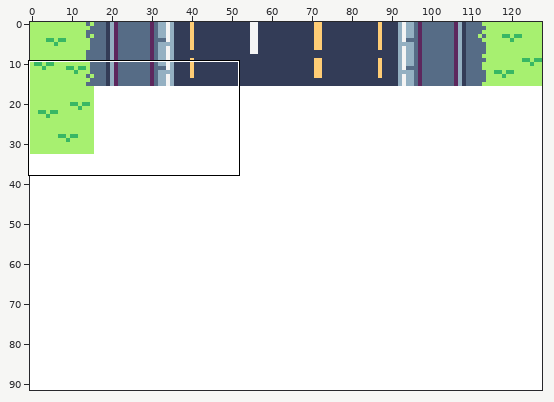
File history of a sprite sheet, ExtraCreditsGameJam2019/Assets/Art/road/road_tiles.png. Above, an overview of the earlier version with the close-up marked.
Close-up. Before the commit:
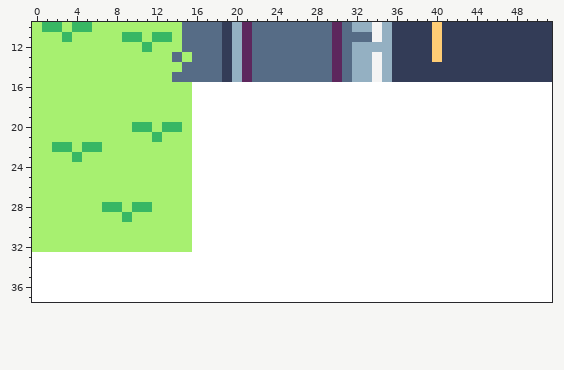
The file is 128x92 pixels. Shown: x 0..51, y 10..37.
After:
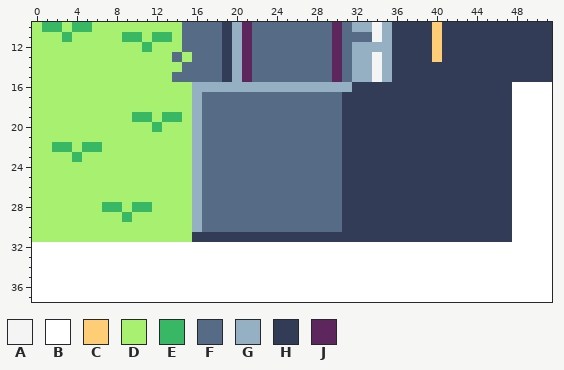
Palette (. is transparent): A #f4f4f4  B #ffffff  C #ffcd75  D #a7f070  E #38b764  F #566c86  G #94b0c2  H #333c57  J #5d275d
Change:
@@ x 0..51 @@
 15 DDDDDDDDDDDDDDFFFFFHGJFFFFFFFFJFGGAGHHHHHHHHHHHHHHHH
-16 DDDDDDDDDDDDDDDDBBBBBBBBBBBBBBBBBBBBBBBBBBBBBBBBBBBB
-17 DDDDDDDDDDDDDDDDBBBBBBBBBBBBBBBBBBBBBBBBBBBBBBBBBBBB
-18 DDDDDDDDDDDDDDDDBBBBBBBBBBBBBBBBBBBBBBBBBBBBBBBBBBBB
-19 DDDDDDDDDDDDDDDDBBBBBBBBBBBBBBBBBBBBBBBBBBBBBBBBBBBB
-20 DDDDDDDDDDEEDEEDBBBBBBBBBBBBBBBBBBBBBBBBBBBBBBBBBBBB
-21 DDDDDDDDDDDDEDDDBBBBBBBBBBBBBBBBBBBBBBBBBBBBBBBBBBBB
-22 DDEEDEEDDDDDDDDDBBBBBBBBBBBBBBBBBBBBBBBBBBBBBBBBBBBB
-23 DDDDEDDDDDDDDDDDBBBBBBBBBBBBBBBBBBBBBBBBBBBBBBBBBBBB
-24 DDDDDDDDDDDDDDDDBBBBBBBBBBBBBBBBBBBBBBBBBBBBBBBBBBBB
-25 DDDDDDDDDDDDDDDDBBBBBBBBBBBBBBBBBBBBBBBBBBBBBBBBBBBB
-26 DDDDDDDDDDDDDDDDBBBBBBBBBBBBBBBBBBBBBBBBBBBBBBBBBBBB
-27 DDDDDDDDDDDDDDDDBBBBBBBBBBBBBBBBBBBBBBBBBBBBBBBBBBBB
-28 DDDDDDDEEDEEDDDDBBBBBBBBBBBBBBBBBBBBBBBBBBBBBBBBBBBB
-29 DDDDDDDDDEDDDDDDBBBBBBBBBBBBBBBBBBBBBBBBBBBBBBBBBBBB
-30 DDDDDDDDDDDDDDDDBBBBBBBBBBBBBBBBBBBBBBBBBBBBBBBBBBBB
-31 DDDDDDDDDDDDDDDDBBBBBBBBBBBBBBBBBBBBBBBBBBBBBBBBBBBB
-32 DDDDDDDDDDDDDDDDBBBBBBBBBBBBBBBBBBBBBBBBBBBBBBBBBBBB
+16 DDDDDDDDDDDDDDDDGGGGGGGGGGGGGGGGHHHHHHHHHHHHHHHHBBBB
+17 DDDDDDDDDDDDDDDDGFFFFFFFFFFFFFFHHHHHHHHHHHHHHHHHBBBB
+18 DDDDDDDDDDDDDDDDGFFFFFFFFFFFFFFHHHHHHHHHHHHHHHHHBBBB
+19 DDDDDDDDDDEEDEEDGFFFFFFFFFFFFFFHHHHHHHHHHHHHHHHHBBBB
+20 DDDDDDDDDDDDEDDDGFFFFFFFFFFFFFFHHHHHHHHHHHHHHHHHBBBB
+21 DDDDDDDDDDDDDDDDGFFFFFFFFFFFFFFHHHHHHHHHHHHHHHHHBBBB
+22 DDEEDEEDDDDDDDDDGFFFFFFFFFFFFFFHHHHHHHHHHHHHHHHHBBBB
+23 DDDDEDDDDDDDDDDDGFFFFFFFFFFFFFFHHHHHHHHHHHHHHHHHBBBB
+24 DDDDDDDDDDDDDDDDGFFFFFFFFFFFFFFHHHHHHHHHHHHHHHHHBBBB
+25 DDDDDDDDDDDDDDDDGFFFFFFFFFFFFFFHHHHHHHHHHHHHHHHHBBBB
+26 DDDDDDDDDDDDDDDDGFFFFFFFFFFFFFFHHHHHHHHHHHHHHHHHBBBB
+27 DDDDDDDDDDDDDDDDGFFFFFFFFFFFFFFHHHHHHHHHHHHHHHHHBBBB
+28 DDDDDDDEEDEEDDDDGFFFFFFFFFFFFFFHHHHHHHHHHHHHHHHHBBBB
+29 DDDDDDDDDEDDDDDDGFFFFFFFFFFFFFFHHHHHHHHHHHHHHHHHBBBB
+30 DDDDDDDDDDDDDDDDGFFFFFFFFFFFFFFHHHHHHHHHHHHHHHHHBBBB
+31 DDDDDDDDDDDDDDDDHHHHHHHHHHHHHHHHHHHHHHHHHHHHHHHHBBBB
+32 BBBBBBBBBBBBBBBBBBBBBBBBBBBBBBBBBBBBBBBBBBBBBBBBBBBB
 33 BBBBBBBBBBBBBBBBBBBBBBBBBBBBBBBBBBBBBBBBBBBBBBBBBBBB
Where, in picture pixels (left, top, right, bottom), the same in both close-ups:
changed: (32, 82, 512, 252)
